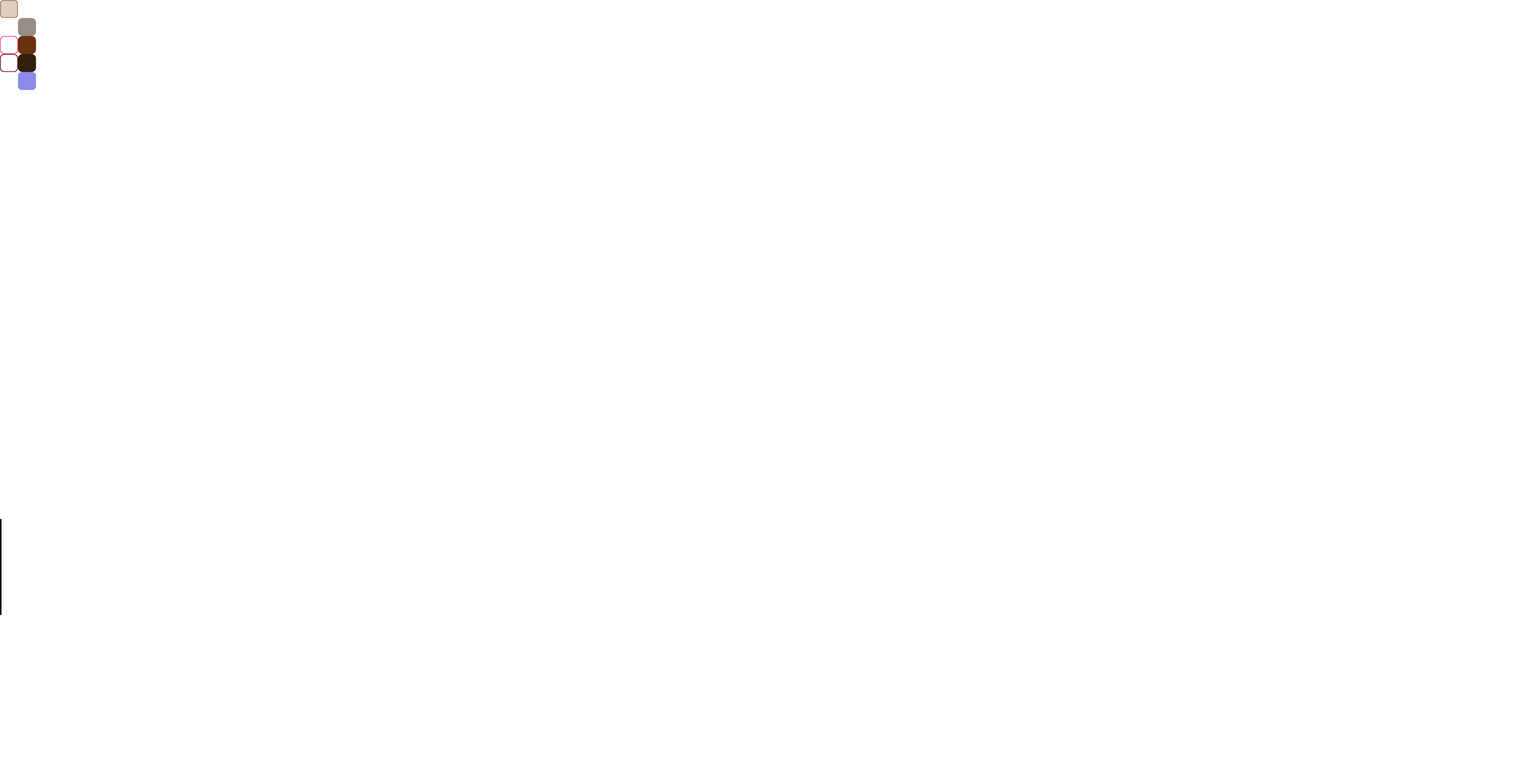
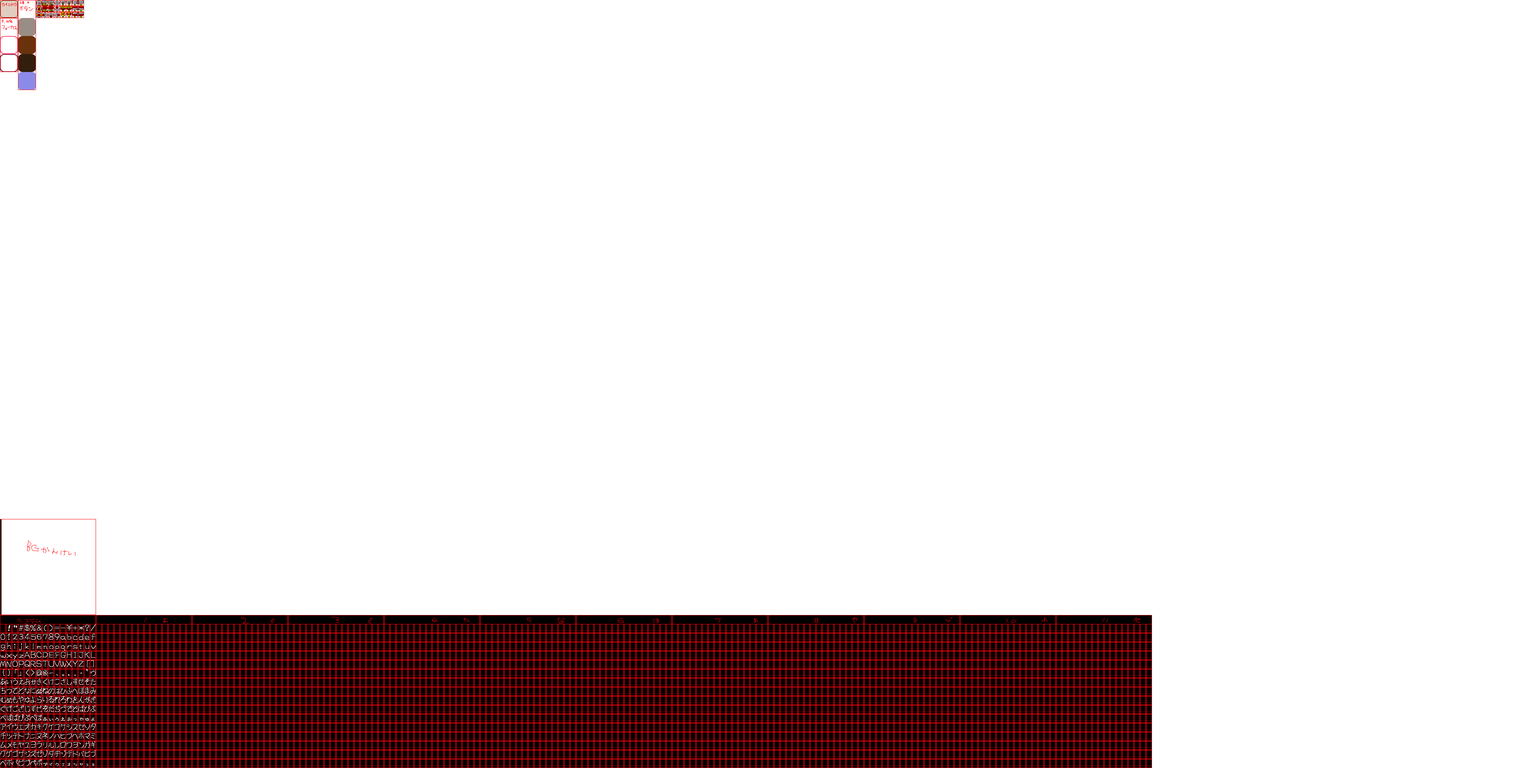
Layered file, before and after one edit (1536x768). Changes by layer:
showed "グリッド", painted on it over [0, 0, 1152, 768]
renamed "レイヤー 1" to "GUI", painted on it over [0, 0, 96, 767]
showed "フォント背景" over [0, 614, 1152, 768]
